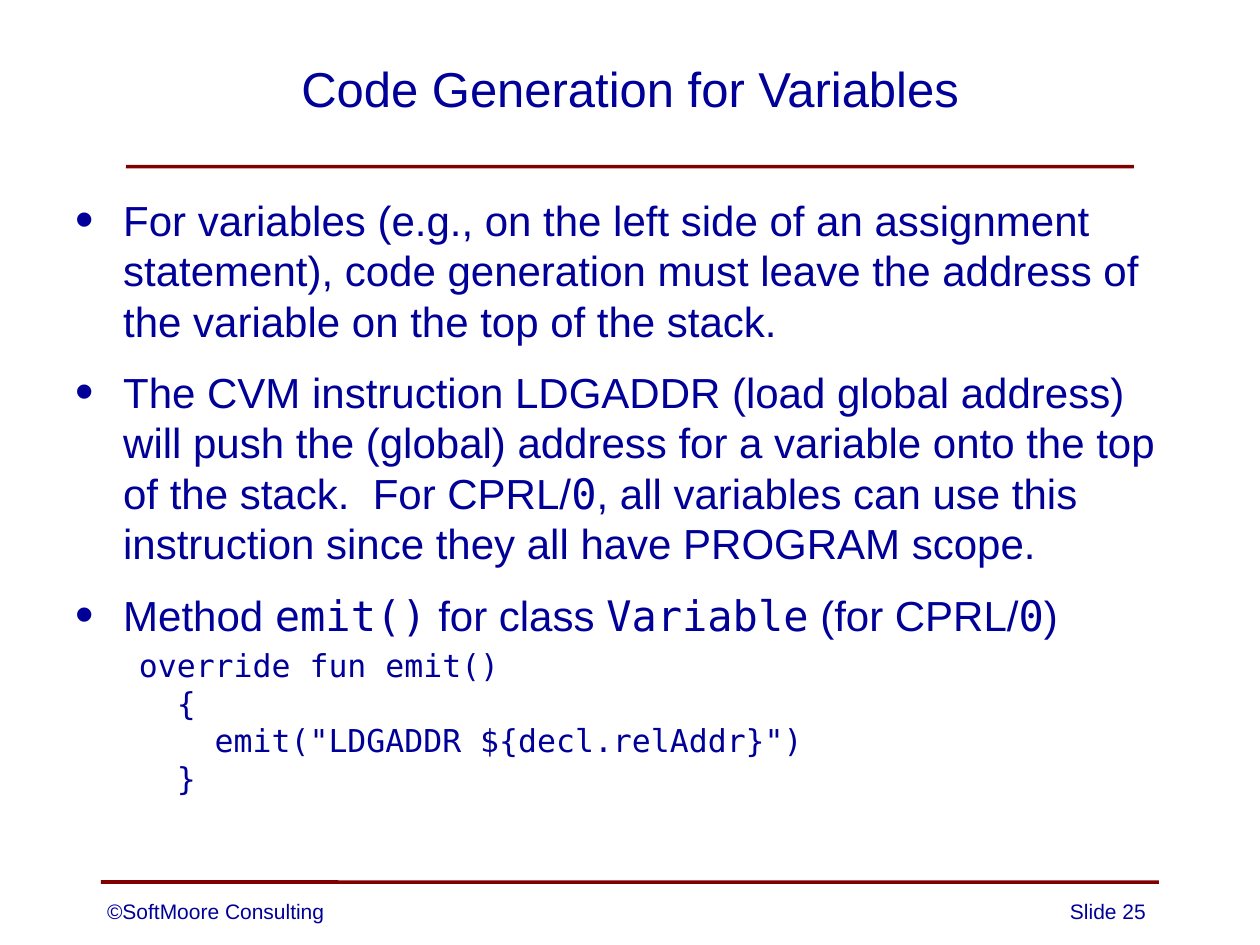
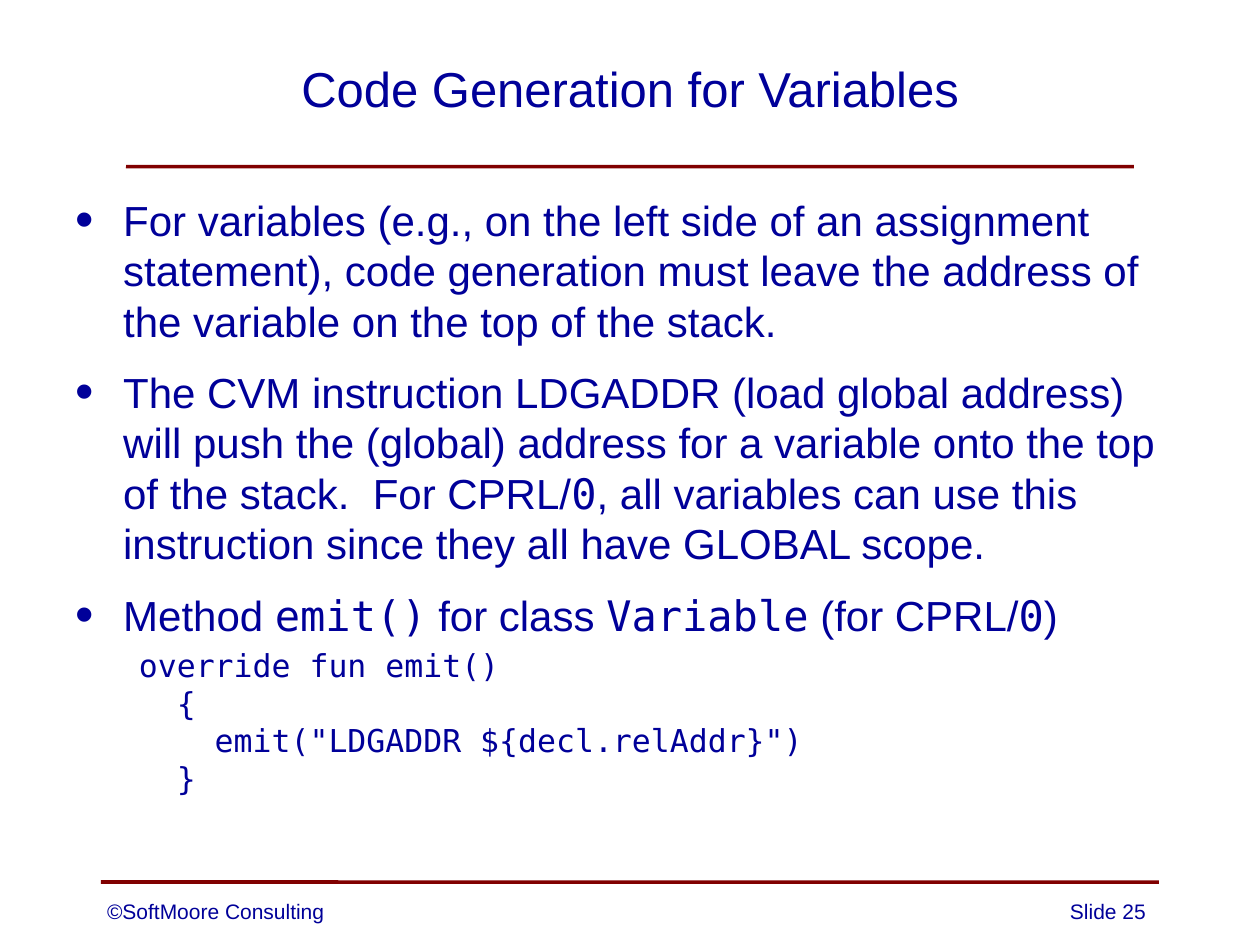
Before and after one commit to SoftMoore/CPRL-Kt-2nd, a slide deck: slide 25 of PowerPoints/11 - Code Generation.pptx. Drawn at 1260x945 pixels with LibreOffice and Linux fonts; fonts in the diff are those of the drawing. Boxes give left, top, right and bottom in pixels: in the first picture for what was removed or moved away, otherwise in the second. Text is boxed around its words. In the diff, an @@ line names an element or a change of style, - is before the commit and + after.

```diff
--- a/PowerPoints/11 - Code Generation.pptx
+++ b/PowerPoints/11 - Code Generation.pptx
@@ text at box(123, 377, 1154, 568): text changed @@
-• The CVM instruction LDGADDR (load global address) will push the (global) address for a variable onto the top of the stack. For CPRL/0, all variables can use this instruction since they all have PROGRAM scope.
+• The CVM instruction LDGADDR (load global address) will push the (global) address for a variable onto the top of the stack. For CPRL/0, all variables can use this instruction since they all have GLOBAL scope.
```
Also in this commit, not shown: 1 other slide changed.
